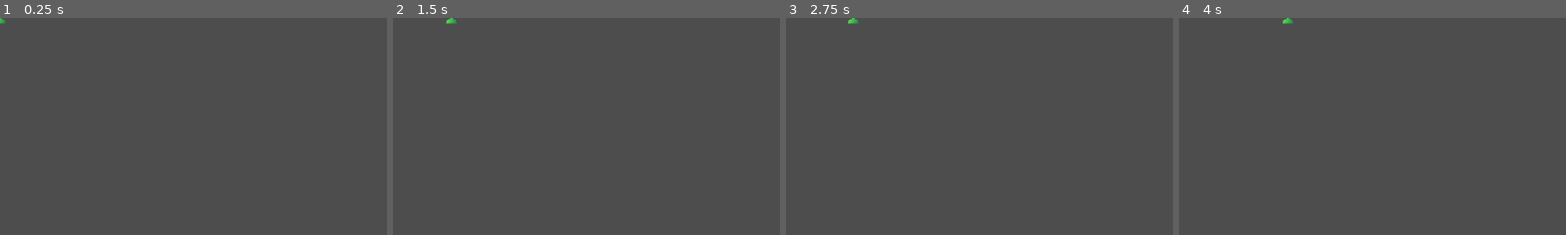
Above: before the commit, frames 1-4 (left to right).
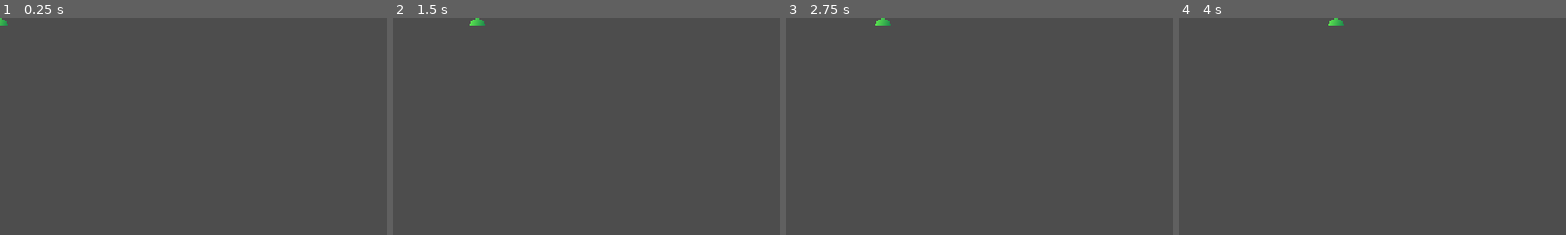
Above: after the commit, the same moments.

Repository: SebastianMoellerO/Space-Invaders-Game
Game: Godot game, scene res://Scenes/Player.tscn
Same seed, same stepped clock (60 frames per second), same inputs: the game is played once before the commit and once after it. The project has no main scene, so this scene is started directly.
Inputs:
- Up to frame 1 (0.25 s): no input
- Up to frame 2 (1.5 s): tap Enter at 0.5 s; hold D (MoveRight) 0.53-1.28 s; hold Space (Shoot, bound only after the commit) 0.53-1.28 s; hold A (MoveLeft) from 1.28 s (still down); tap Space (Shoot, bound only after the commit) at 1.35 s
- Up to frame 3 (2.75 s): release A (MoveLeft) at 2.03 s; hold D (MoveRight) from 2.03 s (still down); hold Space (Shoot, bound only after the commit) from 2.03 s (still down)
- Up to frame 4 (4 s): release Space (Shoot, bound only after the commit) at 2.78 s; tap Space (Shoot, bound only after the commit) at 2.85 s; release D (MoveRight) at 3.53 s; hold A (MoveLeft) from 3.53 s (still down); hold Space (Shoot, bound only after the commit) from 3.53 s (still down)
The pictures show only the part of the screen within x 0-50%, y 0-50%; the shares and areas given below are measured in that part.
In our replay, the window is 799x449 before the commit and 640x360 after it. These sizes can differ from the game's own. Grey fills any space a smaller window leaves; there, only what the larger window draws over its background counts as a difference.

The runs differ from the first frame. In frame 1, less than 0.1% of the frame differs, in the area x 0-3%, y 0-4%; in frame 2, 0.2%, in the area x 13-24%, y 0-4%; in frame 3, 0.2%; in frame 4, 0.2%.

Commit message:
Added a laser-scene, and gave the player the ability to shoot

Diff:
--- /dev/null
+++ b/Projects/space-invaders/Scenes/laser.tscn
@@ -0,0 +1,22 @@
+[gd_scene load_steps=4 format=3 uid="uid://dgs3r61bl2haa"]
+
+[ext_resource type="Script" uid="uid://s2aftmm65w4v" path="res://Scripts/Laser.gd" id="1_mou6w"]
+[ext_resource type="Texture2D" uid="uid://goao4k8jpgmi" path="res://Sprites/Space_Invaders_Laser.png" id="2_3pc01"]
+
+[sub_resource type="RectangleShape2D" id="RectangleShape2D_c8ure"]
+size = Vector2(2, 5)
+
+[node name="Laser" type="Area2D"]
+script = ExtResource("1_mou6w")
+laserSpeed = 200.0
+
+[node name="LaserHitbox" type="CollisionShape2D" parent="."]
+position = Vector2(0, -0.5)
+shape = SubResource("RectangleShape2D_c8ure")
+
+[node name="LaserSprite" type="Sprite2D" parent="."]
+texture = ExtResource("2_3pc01")
+
+[node name="isVisible" type="VisibleOnScreenNotifier2D" parent="."]
+
+[connection signal="screen_exited" from="isVisible" to="." method="_on_is_visible_screen_exited"]
--- /dev/null
+++ b/Projects/space-invaders/Scripts/Laser.gd
@@ -0,0 +1,12 @@
+extends Area2D
+
+@export var laserSpeed : float
+
+func _physics_process(delta):
+
+	#Make the laser move up on the screen
+	position.y -= laserSpeed * delta
+
+
+#func _on_is_visible_screen_exited():
+	#queue_free()
--- a/Projects/space-invaders/Scripts/Player.gd
+++ b/Projects/space-invaders/Scripts/Player.gd
@@ -2,6 +2,12 @@
 
 @export var playerSpeed : float
 @export var playerAcceleration : float
+
+@export var laserCooldown : float = 1
+
+var LASER = preload("res://Scenes/laser.tscn")
+
+var canShoot : bool = true
 
 func _physics_process(delta):
 
@@ -11,5 +17,19 @@
 	#Calculate the velocity of the player, based on the direction and acceleration
 	velocity.x = lerp(velocity.x, playerSpeed * direction, playerAcceleration * delta)
 
-	# Make the player movedadadada
+	#Make the player movedadadada
 	move_and_slide()
+
+	#Check if the player is shooting
+	if Input.is_action_pressed("Shoot"):
+		_shoot()
+
+func _shoot() -> void:
+	if canShoot:
+		canShoot = false
+
+		var laser = LASER.instantiate()
+		laser.position = position
+		add_sibling(laser)
+		await get_tree().create_timer(laserCooldown).timeout
+		canShoot = true
--- a/Projects/space-invaders/project.godot
+++ b/Projects/space-invaders/project.godot
@@ -14,6 +14,11 @@
 config/features=PackedStringArray("4.5", "Forward Plus")
 config/icon="res://icon.svg"
 
+[display]
+
+window/size/viewport_width=640
+window/size/viewport_height=360
+
 [input]
 
 MoveRight={
@@ -26,6 +31,11 @@
 "events": [Object(InputEventKey,"resource_local_to_scene":false,"resource_name":"","device":-1,"window_id":0,"alt_press …(191 unchanged characters)…
 ]
 }
+Shoot={
+"deadzone": 0.2,
+"events": [Object(InputEventKey,"resource_local_to_scene":false,"resource_name":"","device":-1,"window_id":0,"alt_pressed":false,"shift_pressed":false,"ctrl_pressed":false,"meta_pressed":false,"pressed":false,"keycode":0,"physical_keycode":32,"key_label":0,"unicode":32,"location":0,"echo":false,"script":null)
+]
+}
 
 [rendering]
 
Not shown, added: Projects/space-invaders/Scripts/Laser.gd.uid
